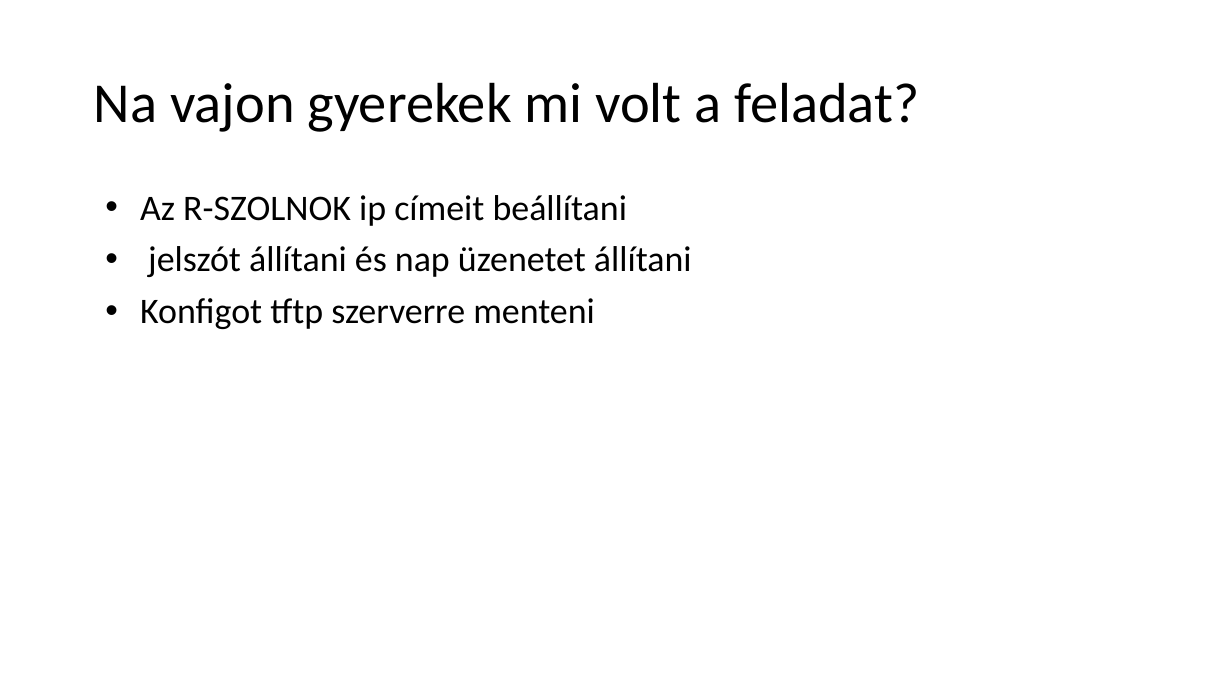
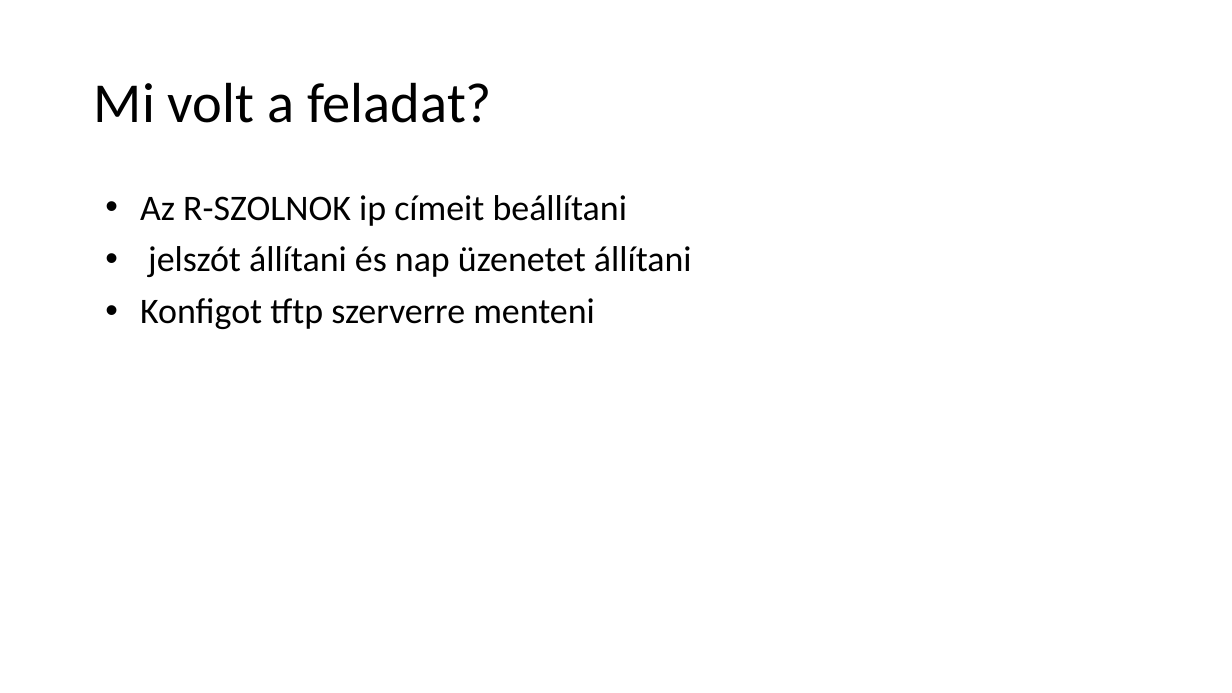
Before and after one commit to I-Izumi/School-project-network, a slide deck: slide 45 of Prezentációk/School_projects_ppt.pptx. Drawn at 1232x693 pixels with LibreOffice and Linux fonts; fonts in the diff are those of the drawing. Boxes give left, top, right and bottom in pixels: in the first picture for what was removed or moved away, otherwise in the second. Text is boxed around its words. In the diff, an @@ line names an element or a change of style, - is before the commit and + after.

```diff
--- a/Prezentációk/School_projects_ppt.pptx
+++ b/Prezentációk/School_projects_ppt.pptx
@@ title at [94,82,492,123]: text changed @@
-Na vajon gyerekek mi volt a feladat?
+Mi volt a feladat?
```
Also in this commit, not shown: 2 other slides changed.
